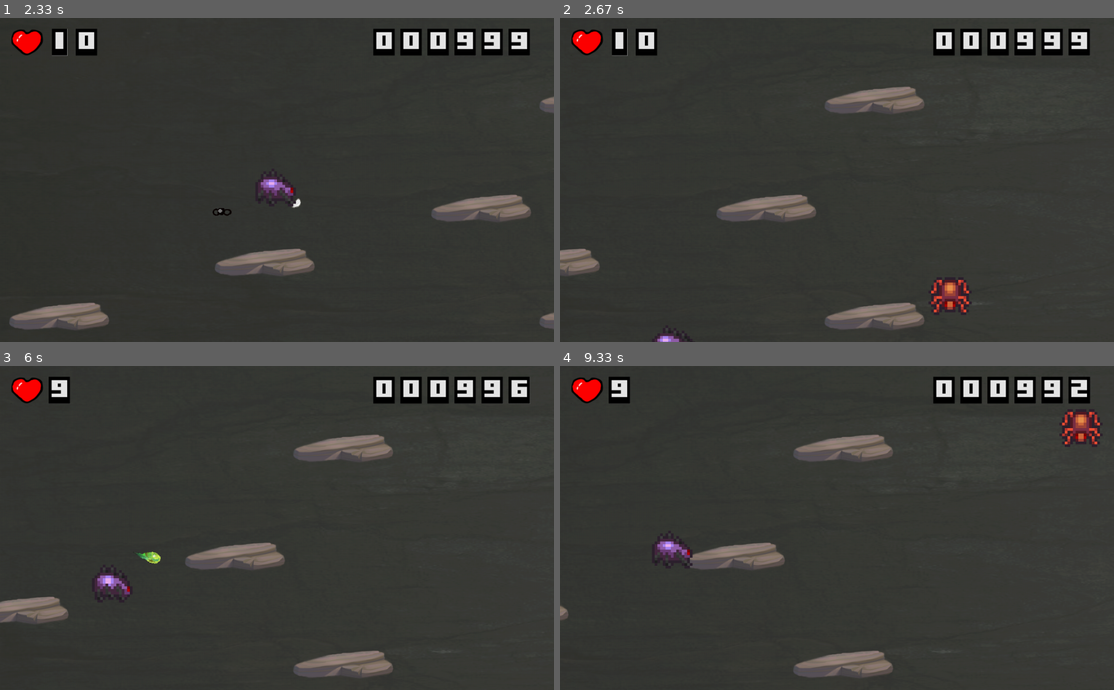
Above: before the commit, frames 1-4 (two rows, left to right).
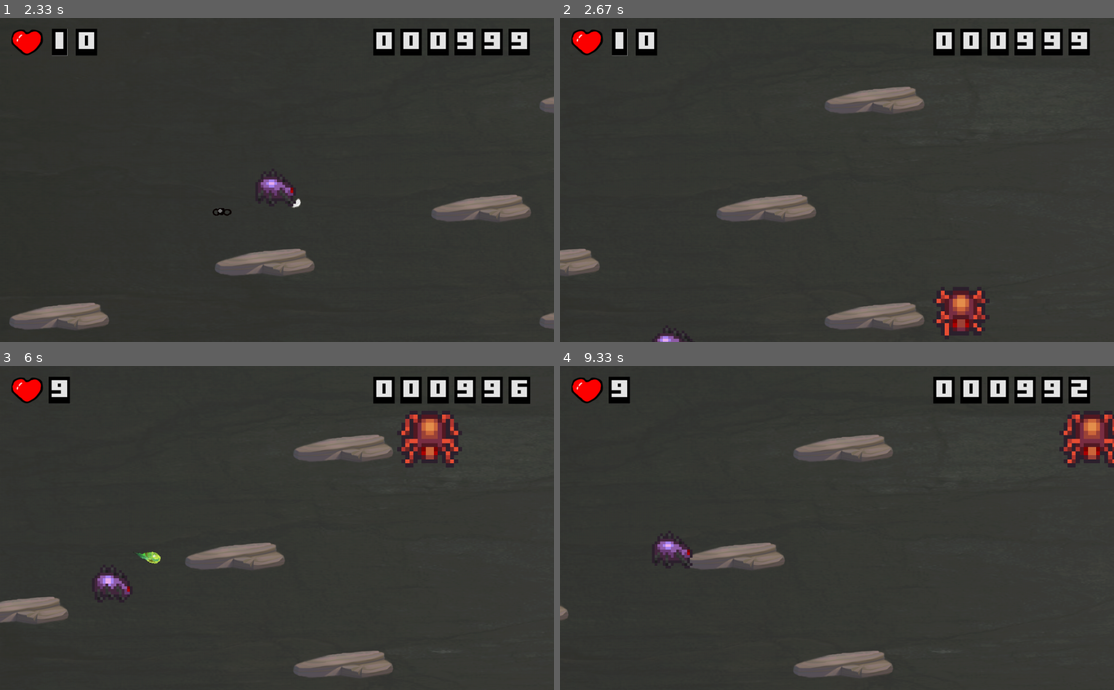
Above: after the commit, the same moments.

Repository: SwampWood/PyGame-shit
Game: pygame game, started from main.py
Two runs of this game, one before a commit and one after it. Both use one fixed random seed, a clock stepped at 60 frames per second and the inputs below.
Inputs (mouse positions are in pixels of both pictures, inside the frame that each line leads up to):
- Up to frame 1 (2.33 s): press the mouse at (282, 299) at 0.37 s; move the mouse to (210, 241) at 0.47 s; release the mouse at (144, 183) at 0.6 s; press the mouse at (282, 137) at 0.7 s; move the mouse to (265, 189) at 0.8 s; release the mouse at (254, 238) at 0.93 s; press the mouse at (160, 180) at 1.03 s; move the mouse to (155, 147) at 1.13 s; release the mouse at (144, 115) at 1.27 s; hold D 1.33-1.8 s; tap E at 1.48, 1.98 s; hold D 1.83-2.3 s; tap Space at 1.9, 2.2 s
- Up to frame 2 (2.67 s): hold A from 2.33 s (still down); tap Space at 2.4 s; tap B at 2.48 s
- Up to frame 3 (6 s): tap Space at 2.7, 3.3, 3.6, 3.73, 4.03, 4.4, 4.7, 4.9, 5.2, 5.4, 5.7 s; release A at 2.87 s; right-click (199, 459) at 2.95 s; hold A 3.23-3.63 s; move the mouse to (188, 421) at 3.27 s; tap E at 3.38, 4.98 s; hold D 3.67-4.3 s; tap B at 3.82, 5.48 s; hold A 4.33-4.8 s; hold D 4.83-5.3 s; hold D 5.33-5.8 s; click (470, 612) at 5.88 s
- Up to frame 4 (9.33 s): hold A 6.17-6.7 s; tap Space at 6.23, 6.53, 6.8, 7.1, 7.23, 7.53, 7.9, 8.2, 8.4, 8.7, 8.9, 9.2 s; tap E at 6.32, 7.98 s; hold A 6.73-7.13 s; tap B at 6.88, 8.48 s; hold D 7.17-7.8 s; hold A 7.83-8.3 s; hold D 8.33-8.8 s; hold D 8.83-9.3 s

Frame 1 is identical in both runs. In frame 2, 1.3% of the frame differs, in the area x 66-78%, y 80-100%; in frame 3, 1.5%, in the area x 71-96%, y 3-32%; in frame 4, 1.4%.

Commit message:
Анимация босса

Diff:
--- a/main.py
+++ b/main.py
@@ -802,8 +802,7 @@
 
 
 class FlowerPlatform(pygame.sprite.Sprite):
-    images = [load_image("Platforms1.png"), load_image("Platforms2.png"),
-              load_image("Platforms3.png"), load_image("Platforms1.png")]
+    images = [load_image("Platforms1.png"), load_image("Platforms2.png"), load_image("Platforms3.png")]
     landing = pygame.mixer.Sound(os.path.join('data', 'music', f'grass_landing{random.randint(1, 3)}.mp3'))
 
     def __init__(self, x, y, type_):
@@ -980,19 +979,19 @@
 
 
 class BossFirstPhase(Enemy):
-    enemy = pygame.transform.scale(load_image("SpiderIdleFront2.png"), (80, 80))
+    enemy = pygame.transform.scale(load_image("Boss.png"), (600, 120))
     buzz = pygame.mixer.Sound(os.path.join('data', 'music', f'boss_walking.mp3'))
 
-    def __init__(self, x, y, pos_args, sheet=None, count=1, health=2000, sleep=50):
+    def __init__(self, x, y, pos_args, sheet=None, count=5, health=2000, sleep=50):
         sheet = BossFirstPhase.enemy if not sheet else sheet
         super().__init__(x, y, sheet, count, health)
         self.pos_args = pos_args  # список кортежей с координатами и скоростями
-        self.wait = 3
-        self.wait_max = 3
+        self.wait = 8
+        self.wait_max = 8
         self.sleep = sleep
         self.i = 0
         self.v = self.pos_args[self.i][2]
-        self.sound = Dragonfly.buzz
+        self.sound = BossFirstPhase.buzz
         self.sound.set_volume(0)
         self.sound.play(-1)
         self.cost = 1000
@@ -1000,6 +999,7 @@
     def update(self, check):
         super().update(check)
         if self.sleep:
+            self.cur_frame = 4
             self.sleep -= 1
         else:
             if self.v:
@@ -1008,7 +1008,9 @@
                 self.v -= 1
             else:
                 self.rect.x, self.rect.y = self.pos_args[self.i][:2]
-                self.i = (self.i + random.randint(1, 5)) % len(self.pos_args)
+                prev_i = self.i
+                while self.i == prev_i:
+                    self.i = random.randint(0, 4)
                 self.v = self.pos_args[self.i][2]
                 self.sleep = 50
             if abs(self.rect.x - player.rect.x) < 500:
@@ -1046,7 +1048,7 @@
             if event.type == pygame.KEYDOWN and event.key == pygame.K_e and not player.attack_cd:
                 player.attack_cd = 30
                 bite_sound = pygame.mixer.Sound(os.path.join('data', 'music',
-                                                               f'bite_soundeffect{random.randint(1, 2)}.mp3'))
+                                                             f'bite_soundeffect{random.randint(1, 2)}.mp3'))
                 bite_sound.set_volume(0.2)
                 bite_sound.play(0)
                 Bite()
Binary file changed: data/4.png
Binary file changed: data/6.png
Binary file changed: data/7.png
Binary file added: data/Boss.png
Binary file removed: data/SpiderIdleFront2.png
